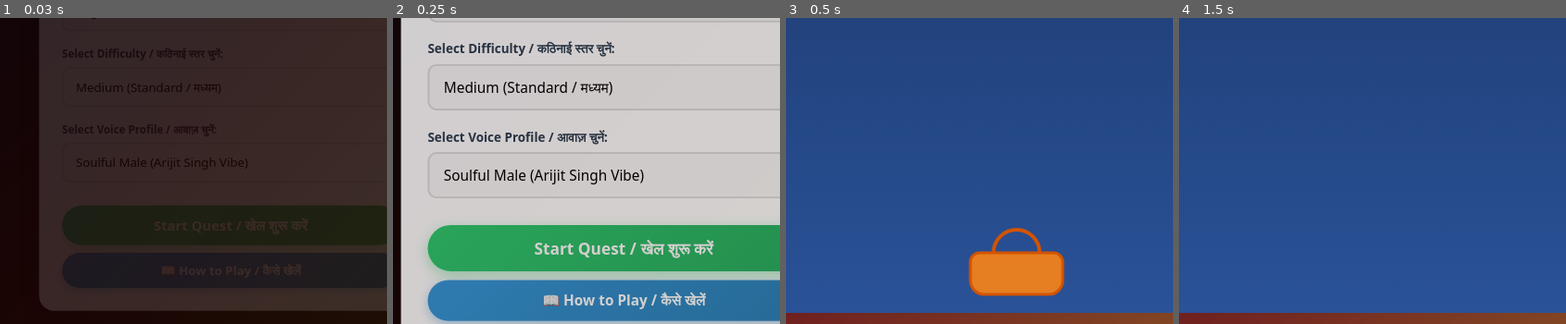
Above: before the commit, frames 1-4 (left to right).
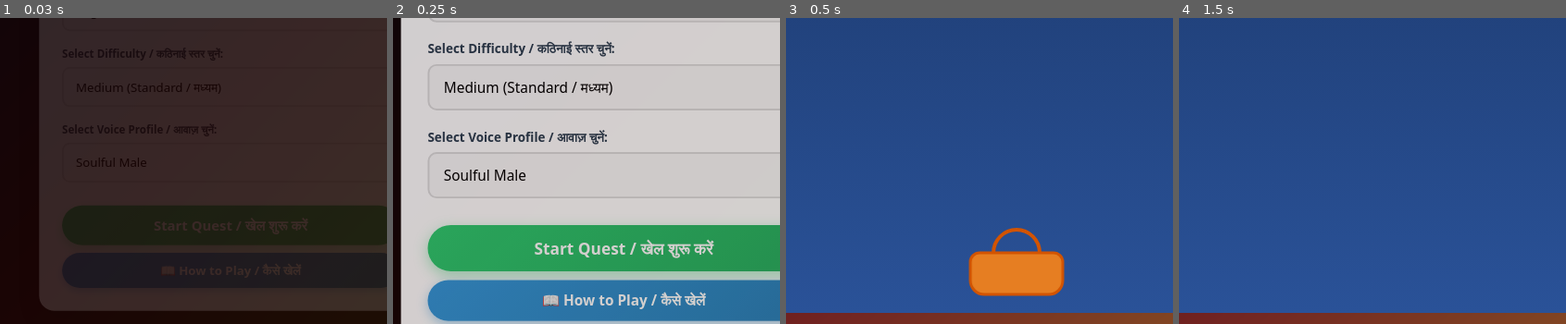
Above: after the commit, the same moments.

Repository: akashkushwah-hub/knowledge-Quest-game
Game: browser game, page index.html
Same seed, same stepped clock (60 frames per second), same inputs: the game is played once before the commit and once after it.
Inputs:
- Up to frame 1 (0.03 s): no input
- Up to frame 2 (0.25 s): no input
- Up to frame 3 (0.5 s): click "Start Quest / खेल शुरू करें" at 0.27 s
- Up to frame 4 (1.5 s): hold Right from 1.03 s (still down)
The pictures show only the part of the screen within x 19-69%, y 38-88%; the shares and areas given below are measured in that part.

The runs differ from the first frame. In frame 1, 0.1% of the frame differs, in the area x 38-64%, y 45-50%; in frame 2, 0.5%, in the area x 35-65%, y 49-55%; in frame 3, nothing differs; in frame 4, nothing differs.

Commit message:
Update index.html

Diff:
--- a/index.html
+++ b/index.html
@@ -415,8 +415,8 @@
             <div class="form-group">
                 <label id="lblVoice" for="voiceSelect">Select Voice Profile / आवाज़ चुनें:</label>
                 <select id="voiceSelect">
-                    <option value="male">Soulful Male (Arijit Singh Vibe)</option>
-                    <option value="female">Melodious Female (Shreya Ghoshal Vibe)</option>
+                    <option value="male">Soulful Male</option>
+                    <option value="female">Melodious Female</option>
                 </select>
             </div>
 
@@ -621,8 +621,8 @@
                 langLabel: "Select Language / भाषा चुनें:",
                 diffLabel: "Select Difficulty / कठिनाई स्तर चुनें:",
                 voiceLabel: "Select Voice Profile / आवाज़ चुनें:",
-                maleVoice: "Soulful Male (Arijit Singh Vibe)",
-                femaleVoice: "Melodious Female (Shreya Ghoshal Vibe)",
+                maleVoice: "Soulful Male",
+                femaleVoice: "Melodious Female",
                 startBtn: "Start Quest / खेल शुरू करें",
                 instBtn: "📖 How to Play / कैसे खेलें",
                 instHeading: "📖 How to Play",
